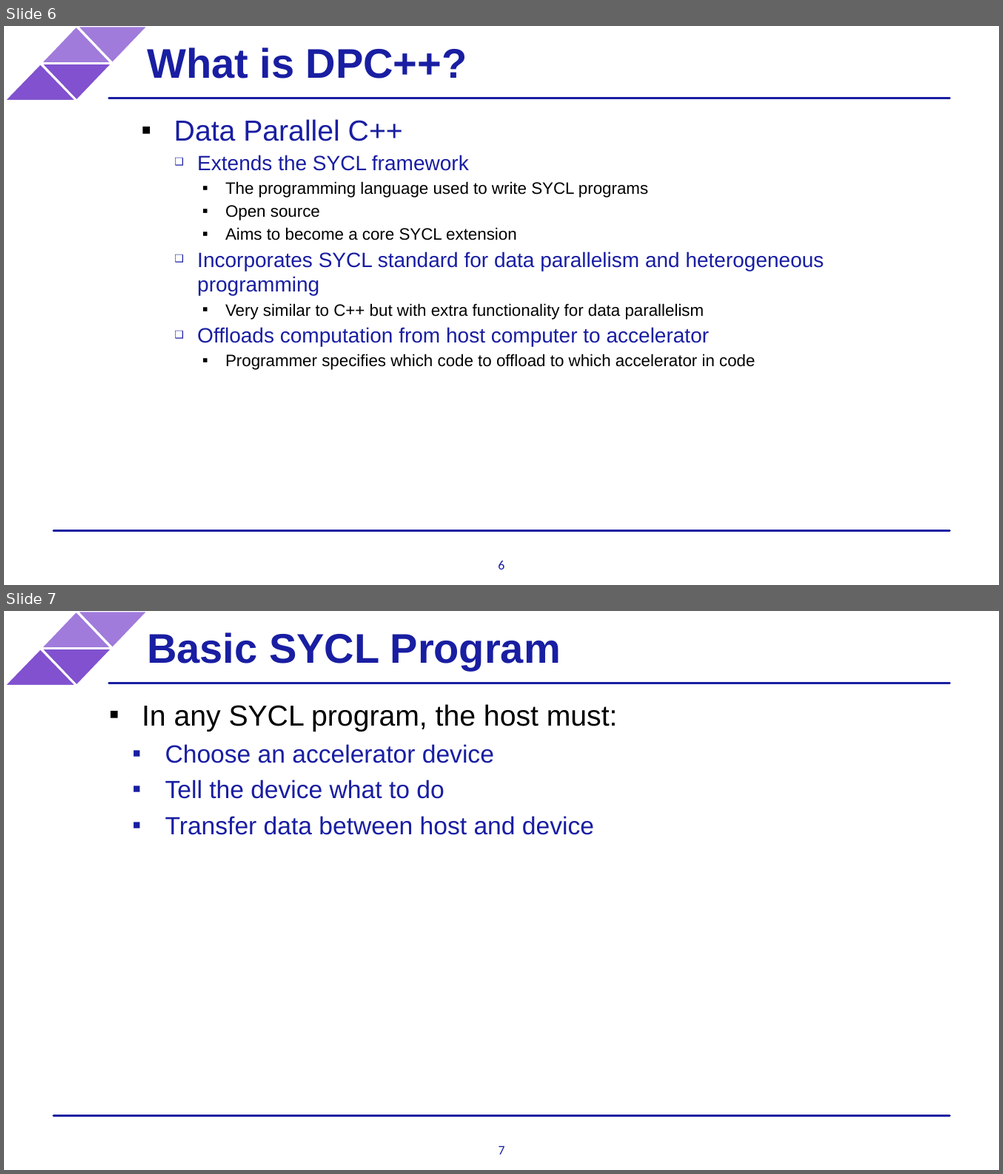
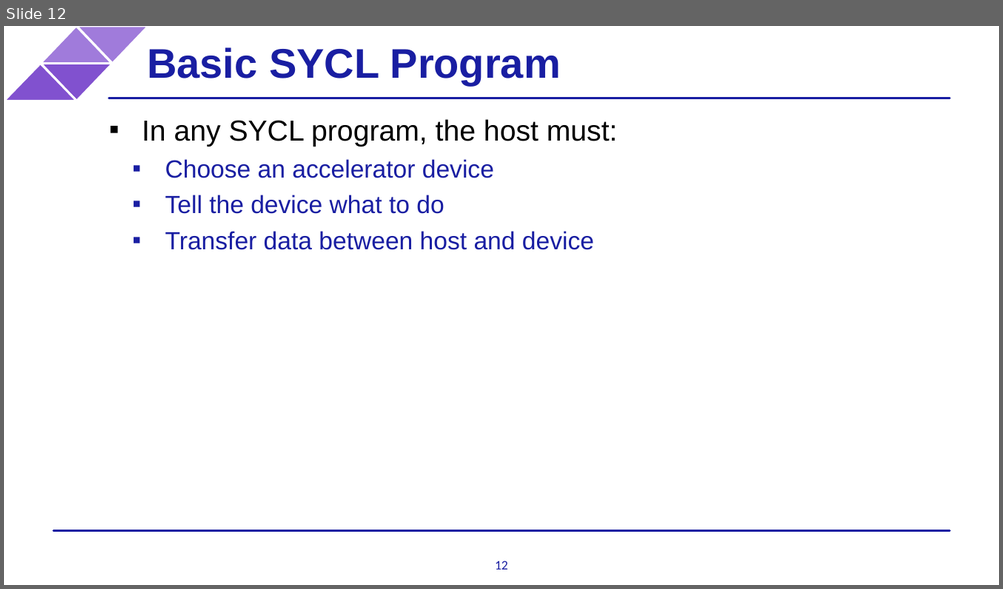
Before and after one commit to BenjaminMFindley/Reconfig-2-SYCL-DPCPP, a slide deck: Slides/SYCL intro.pptx. Shown one above the other, each under a label of ours: slides 6 and 7 before the commit, slide 12 after it. The pictures are 1003x1174 and 1003x589 pixels, drawn with LibreOffice and Linux fonts; fonts in the diff are those of the drawing; background and template pictures are left out. Boxes give left, top, right and bottom in pixels: in the first picture for what was removed or moved away, otherwise in the second. Text is boxed around its words. In the diff, an @@ line names an element or a change of style, - is before the commit and + after.

```diff
--- a/Slides/SYCL intro.pptx
+++ b/Slides/SYCL intro.pptx
@@ slide 6 removed at [4,26,999,585], background #FFFFFF; not listed: 6 template elements that a slide beside it also shows @@
@@ text removed at [147,47,466,79] @@
-What is DPC++?
@@ text removed at [174,119,754,370] @@
-▪ Data Parallel C++
-  ❑ Extends the SYCL framework
-    ▪ The programming language used to write SYCL programs
-    ▪ Open source
-    ▪ Aims to become a core SYCL extension
-  ❑ Incorporates SYCL standard for data parallelism and heterogeneous programming
-    ▪ Very similar to C++ but with extra functionality for data parallelism
-  ❑ Offloads computation from host computer to accelerator
-    ▪ Programmer specifies which code to offload to which accelerator in code
@@ page number removed at [498,561,504,570] @@
-6
@@ what was slide 7 is now slide 12 @@
@@ page number at [495,561,508,570]: text changed @@
-7
+12
```
Also in this commit, not shown: 2 slides changed, 9 slides added, 4 other slides removed.
